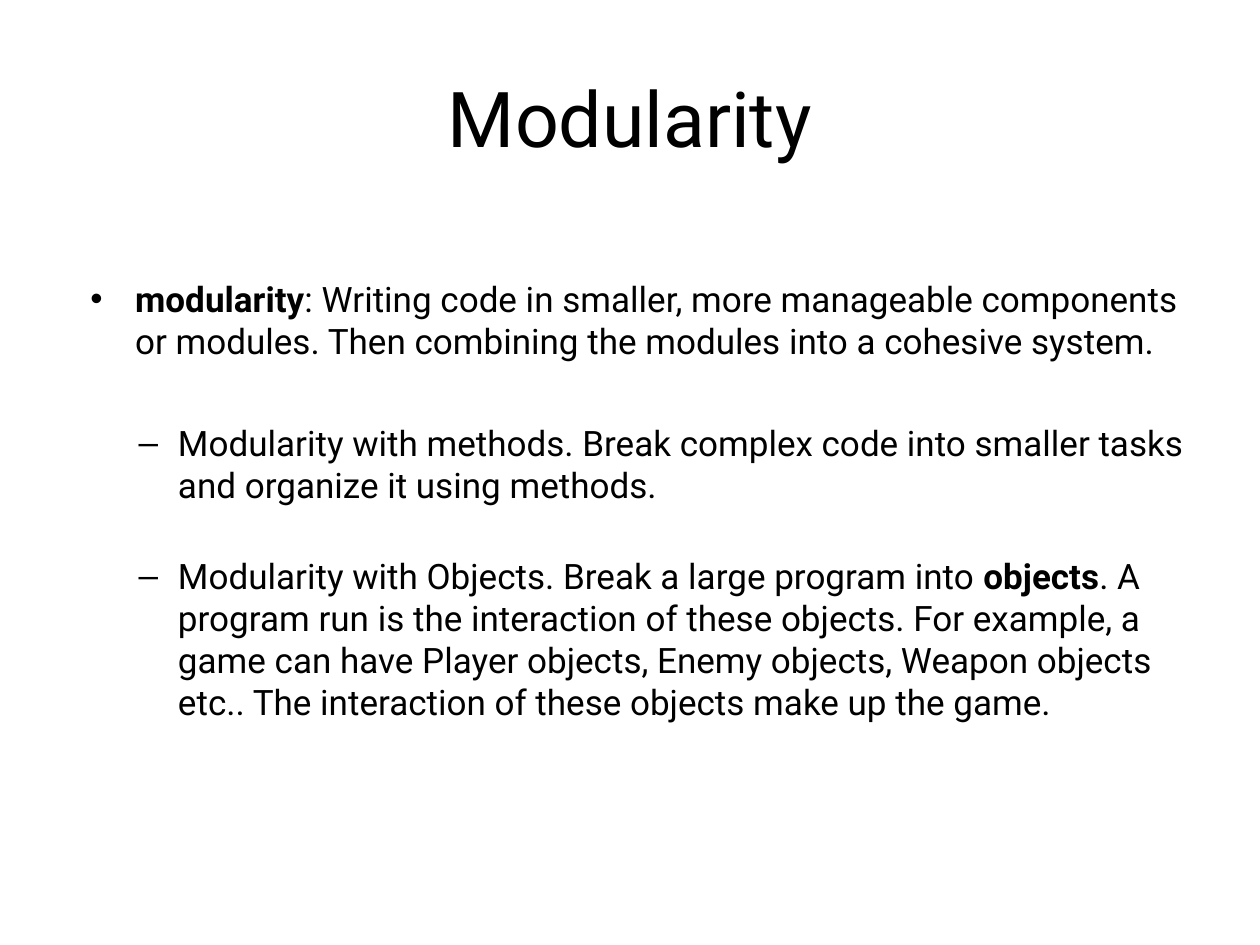
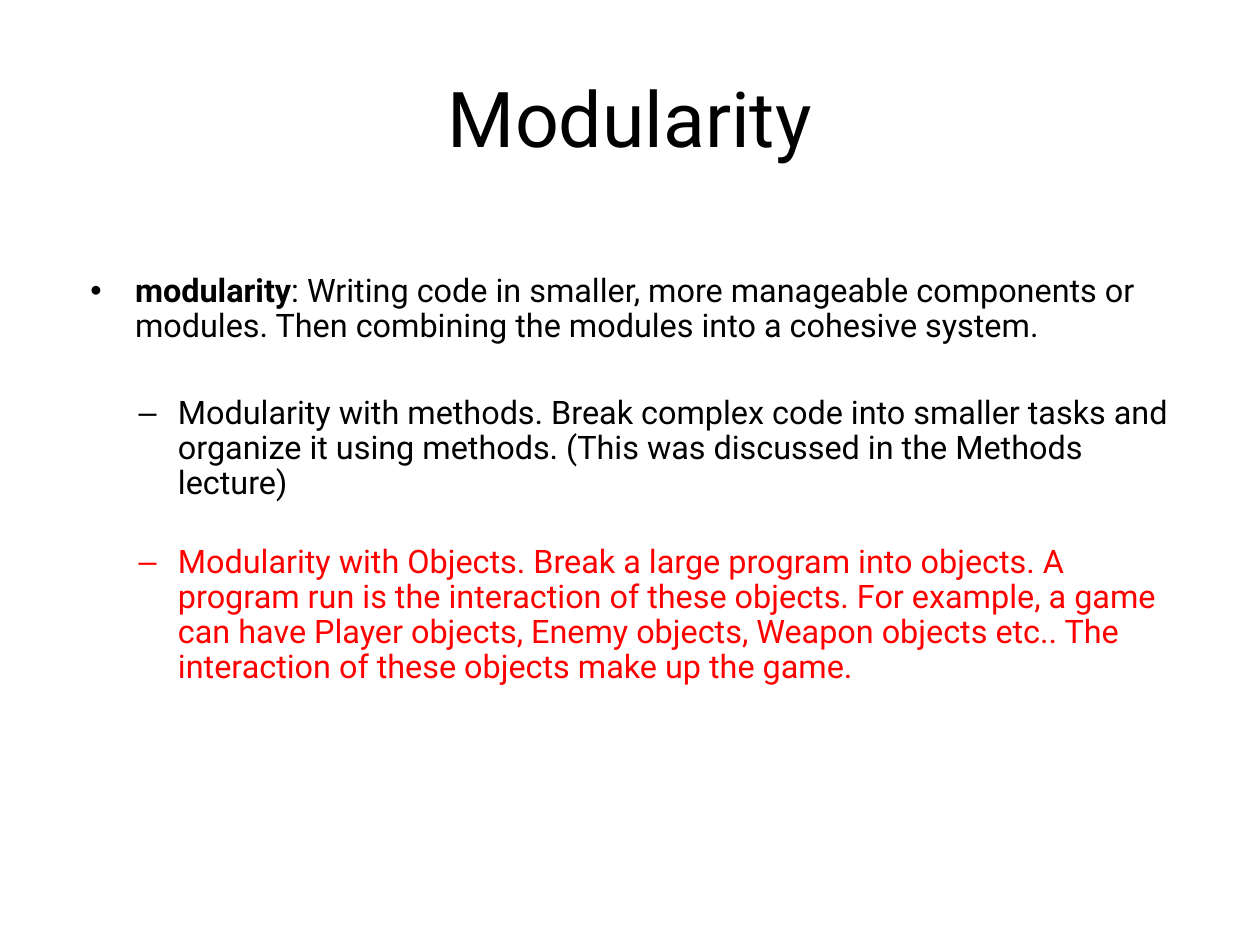
Before and after one commit to LongBaoNguyen/longbaonguyen.github.io, a slide deck: slide 3 of courses/apcsp/lecture11.ppt. Drawn at 1260x945 pixels with LibreOffice and Linux fonts; fonts in the diff are those of the drawing; background and template pictures are left out. Boxes give left, top, right and bottom in pixels: in the first picture for what was removed or moved away, otherwise in the second. Text is boxed around its words. In the diff, an @@ line names an element or a change of style, - is before the commit and + after.

```diff
--- a/courses/apcsp/lecture11.ppt
+++ b/courses/apcsp/lecture11.ppt
@@ text at (135, 277, 1155, 685): size 20 to 18.5 pt in "modularity: Writing code in smaller, more manageable ...", "Modularity with Objects. Break a large program ..."; text colour #000000 to #FF0000 in "Modularity with Objects. Break a large program ..."; bold off in "objects."; line spacing 1 to 0.9; bullet colour #000000 to #FF0000 @@
@@ text at (178, 399, 1168, 502): text changed; size 20 to 18.5 pt @@
-  – Modularity with methods. Break complex code into smaller tasks and organize it using methods.
+  – Modularity with methods. Break complex code into smaller tasks and organize it using methods. (This was discussed in the Methods lecture)
```
Also in this commit, not shown: 13 other slides changed, 13 slides removed, 4 other files.
